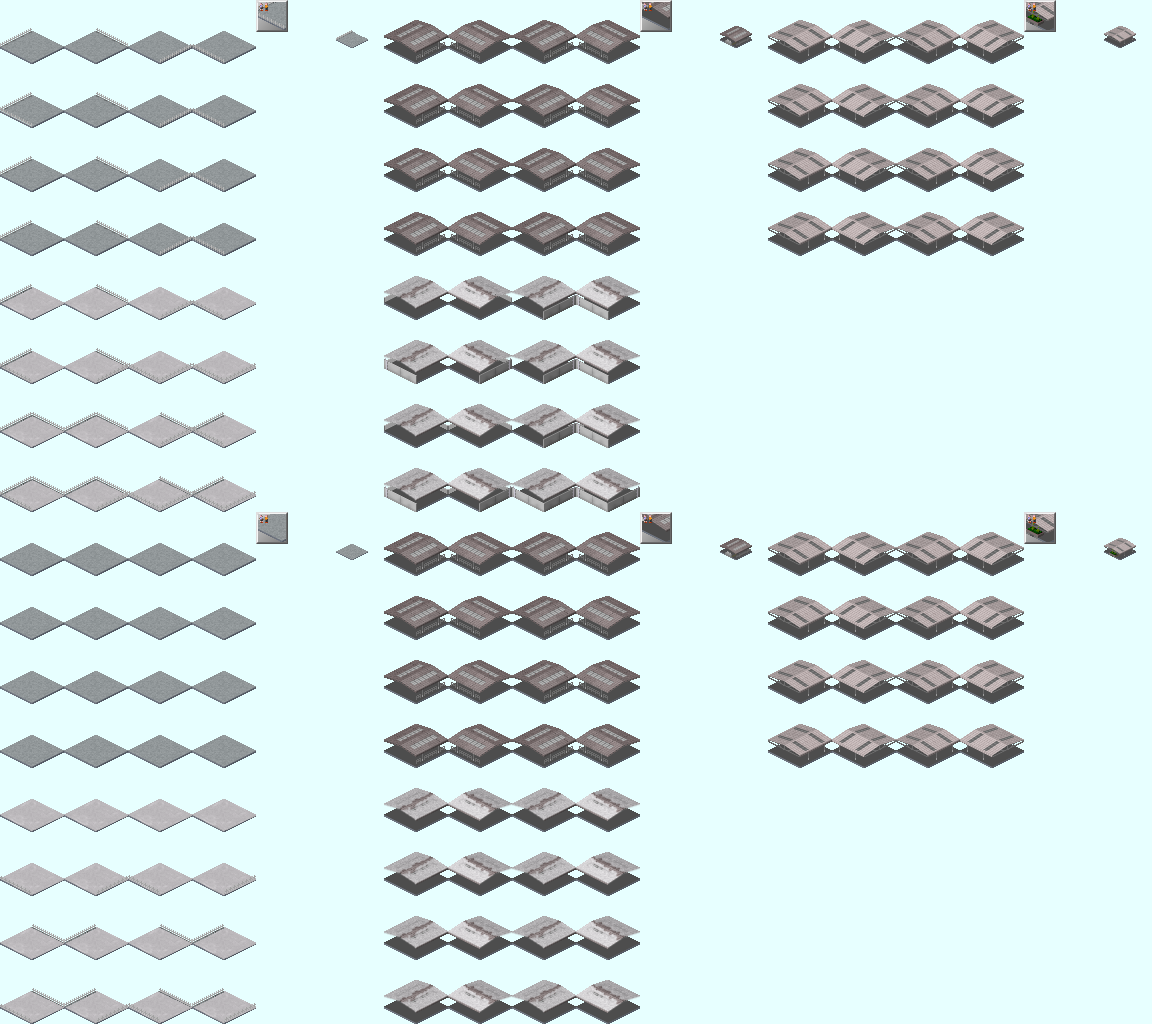
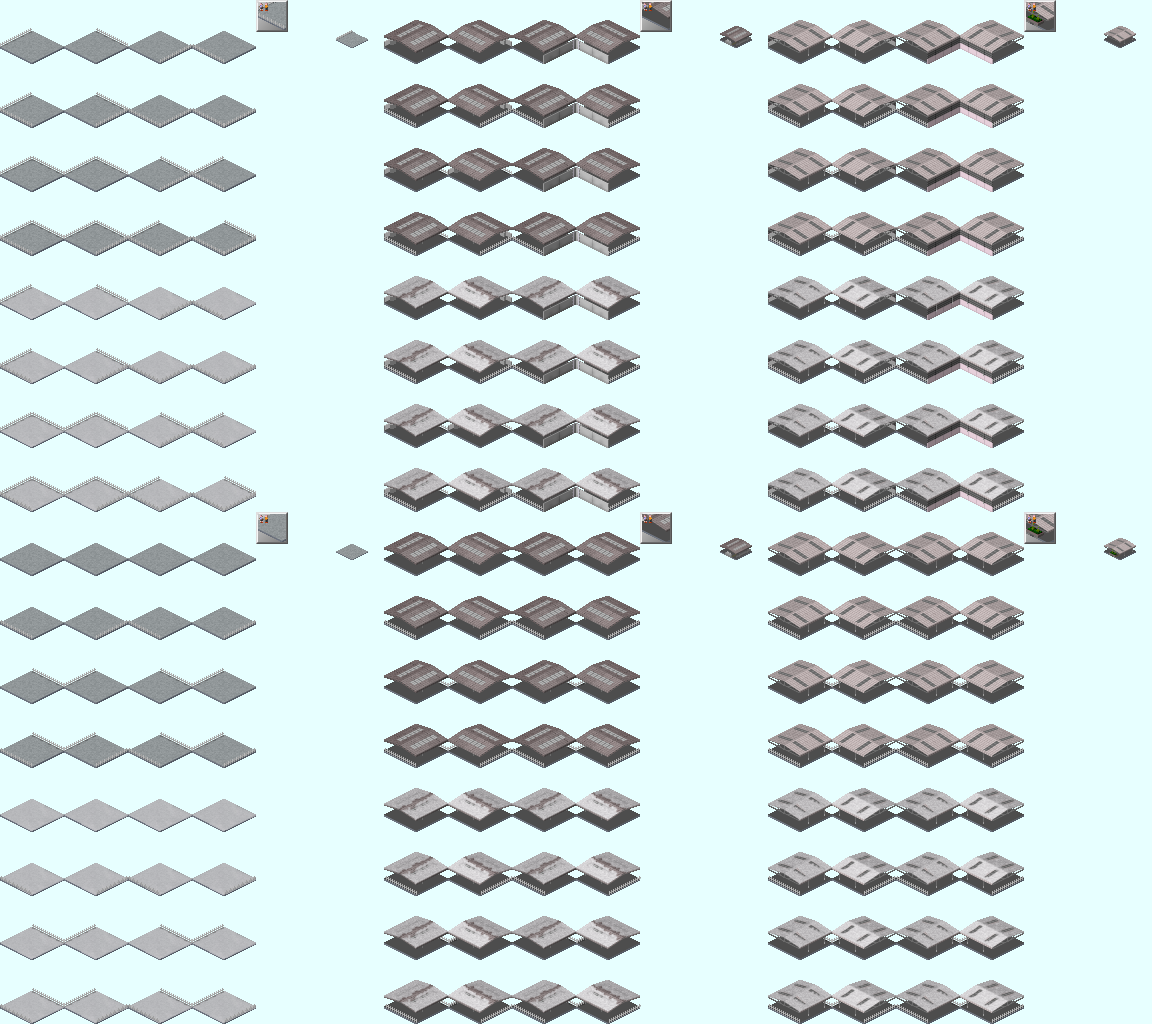
Layer changes from the first 1152×1024 image to the second:
added layer "クリップボード #28" above "クリップボード #27" over [768, 788, 1024, 1013]
added layer "クリップボード #27" above "Top_3F" over [768, 276, 1024, 501]
added layer "Top_3F" above "3F" over [768, 23, 1024, 1016]
added group "3F" with 16 layers above "Markers" over [768, 23, 1024, 1023]
added layer "3F-2 コピー" in group "3F" over [768, 876, 1024, 1023]
added group "3F-2" with 4 layers in group "3F" over [768, 620, 1024, 767]
added layer "3F-1 コピー" in group "3F" over [768, 277, 1024, 512]
added group "3F-1" with 8 layers in group "3F" over [768, 23, 1024, 256]
added layer "Top_2F" above "2F" over [384, 22, 640, 1013]
added group "2F" with 17 layers above "1F" over [384, 25, 641, 1023]
added layer "2F-2_2" in group "2F" over [385, 876, 641, 1023]
added group "2F-2_1" with 5 layers in group "2F" over [384, 620, 640, 767]
added group "2F-1_2" with 4 layers in group "2F" over [384, 282, 640, 512]
added layer "クリップボード #7" in group "2F-1_2" over [384, 474, 640, 512]
added group "2F-1_1" with 4 layers in group "2F" over [384, 25, 640, 256]
added layer "クリップボード #6" in group "2F-1_1" over [384, 217, 640, 256]
added layer "クリップボード #4" in group "2F-1_1" over [384, 89, 640, 128]
added group "1F" with 4 layers above "クリップボード" over [0, 108, 256, 1023]
added layer "レイヤーグループ コピー" in group "1F" over [0, 876, 256, 1023]
added layer "レイヤーグループ" in group "1F" over [0, 620, 256, 767]
moved "クリップボード #2" into group "1F", painted on it over [0, 108, 256, 511]
moved "クリップボード #1" into group "1F", painted on it over [0, 108, 256, 255]
painted on "クリップボード" over [0, 22, 1024, 1024]
painted on "platform-f_fence.png" over [0, 22, 1024, 767]
…and 22 more changes (22 added)
